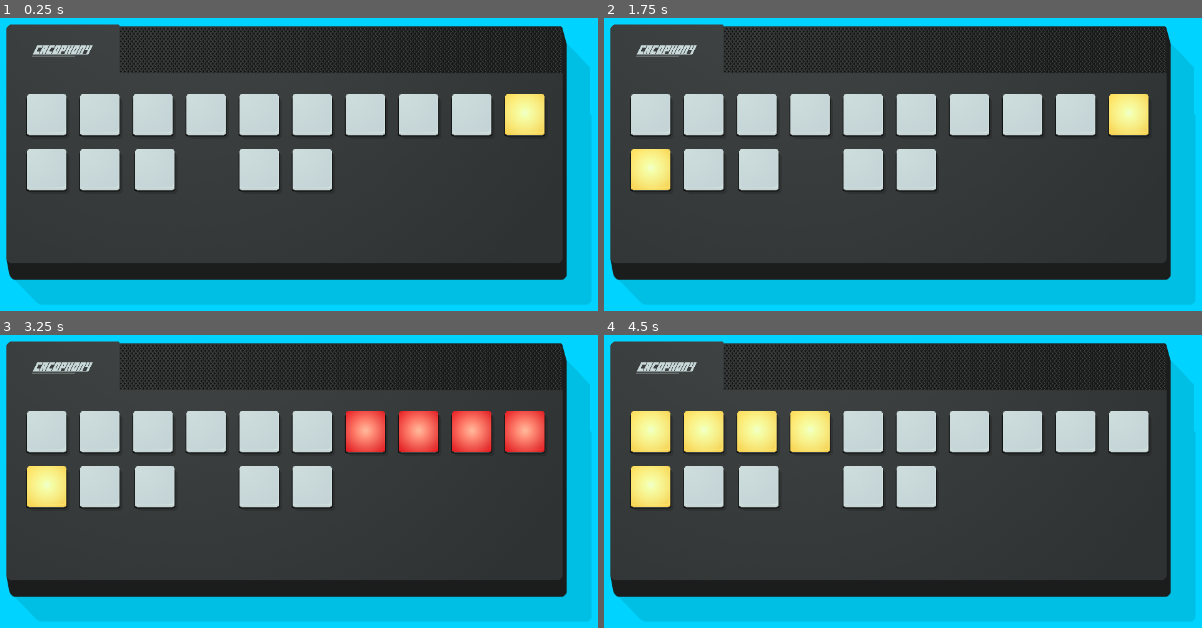
Above: before the commit, frames 1-4 (two rows, left to right).
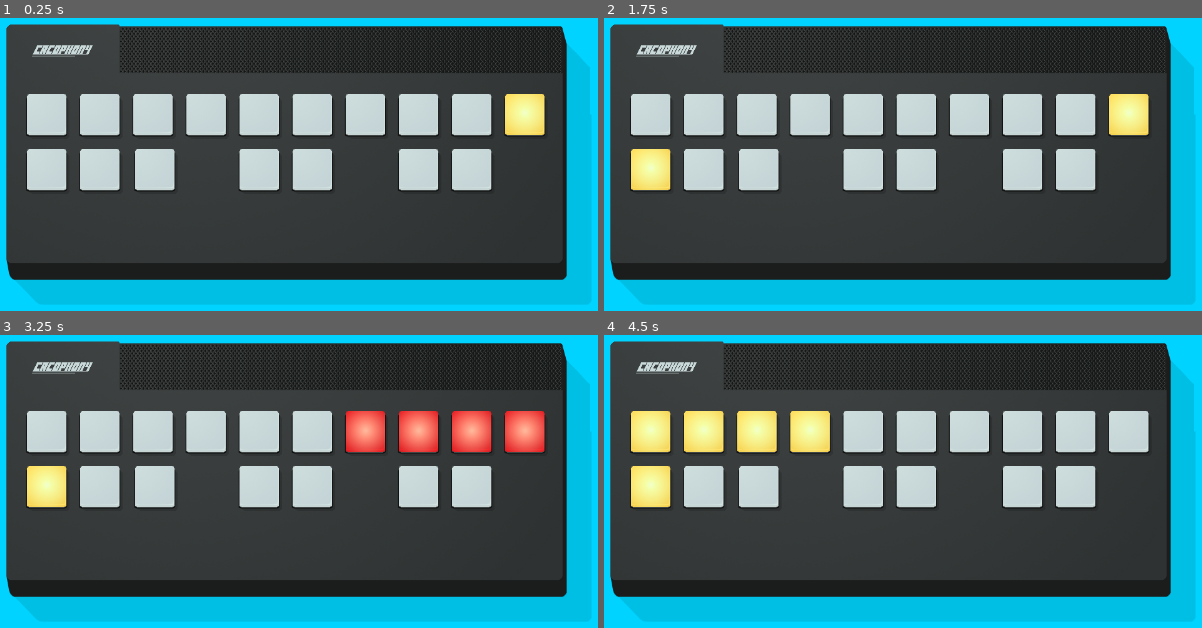
Above: after the commit, the same moments.

Repository: winterbeak/cacophony-t35x
Game: Godot game, scene res://Main.tscn
Same seed, same stepped clock (60 frames per second), same inputs: the game is played once before the commit and once after it.
Inputs:
- Up to frame 1 (0.25 s): no input
- Up to frame 2 (1.75 s): tap Enter at 0.5 s; tap Space at 1.25 s
- Up to frame 3 (3.25 s): tap Enter at 2 s; tap Space at 2.75 s
- Up to frame 4 (4.5 s): tap Enter at 4.25 s

The runs differ from the first frame. In frame 1, 1.9% of the frame differs, in the area x 66-83%, y 44-60%; in frame 2, 1.9%; in frame 3, 1.9%; in frame 4, 1.9%.

Commit message:
Add parity component

Diff:
--- a/Analog Cacophony/scenes/Grid.gd
+++ b/Analog Cacophony/scenes/Grid.gd
@@ -10,7 +10,11 @@
 	# Row 2 position setting
 	$ScaleComponent.position.y = Constants.LIGHT_DISTANCE_VERT
 	$VolumeComponent.position.y = Constants.LIGHT_DISTANCE_VERT
+	$ParityComponent.position.y = Constants.LIGHT_DISTANCE_VERT
+
 	$VolumeComponent.position.x = Constants.LIGHT_DISTANCE_HORIZ
+	$ParityComponent.position.x = Constants.LIGHT_DISTANCE_HORIZ * 7
+
 
 func _process(delta):
 	if timer % 600 == 0:
@@ -19,6 +23,8 @@
 		$ScaleComponent.activate($ScaleComponent.note_time * 5)
 	elif timer % 600 == 200:
 		$QueryComponent.activate(3)
+	elif timer % 600 == 300:
+		$ParityComponent.activate(3)
 	elif timer % 600 == 400:
 		$ChordComponent.activate(3)
 	elif timer % 600 == 500:
--- a/Analog Cacophony/scenes/Grid.tscn
+++ b/Analog Cacophony/scenes/Grid.tscn
@@ -6,6 +6,7 @@
 [ext_resource path="res://scenes/components/ChordComponent.tscn" type="PackedScene" id=4]
 [ext_resource path="res://scenes/components/ScaleComponent.tscn" type="PackedScene" id=5]
 [ext_resource path="res://scenes/components/VolumeComponent.tscn" type="PackedScene" id=6]
+[ext_resource path="res://scenes/components/ParityComponent.tscn" type="PackedScene" id=7]
 
 [node name="Grid" type="Node2D"]
 script = ExtResource( 2 )
@@ -18,4 +19,6 @@
 
 [node name="ScaleComponent" parent="." instance=ExtResource( 5 )]
 
+[node name="ParityComponent" parent="." instance=ExtResource( 7 )]
+
 [node name="VolumeComponent" parent="." instance=ExtResource( 6 )]
--- /dev/null
+++ b/Analog Cacophony/scenes/components/ParityComponent.tscn
@@ -0,0 +1,18 @@
+[gd_scene load_steps=4 format=2]
+
+[ext_resource path="res://scripts/components/ParityComponent.gd" type="Script" id=1]
+[ext_resource path="res://scenes/components/BaseComponent.tscn" type="PackedScene" id=2]
+[ext_resource path="res://scenes/Light.tscn" type="PackedScene" id=3]
+
+[node name="ParityComponent" instance=ExtResource( 2 )]
+script = ExtResource( 1 )
+
+[node name="NextBeepTimer" type="Timer" parent="." index="1"]
+
+[node name="Light2" parent="." index="2" instance=ExtResource( 3 )]
+key = "l"
+
+[node name="Light1" parent="." index="3" instance=ExtResource( 3 )]
+key = "k"
+
+[connection signal="timeout" from="NextBeepTimer" to="." method="_on_NextBeepTimer_timeout"]
--- /dev/null
+++ b/Analog Cacophony/scripts/components/ParityComponent.gd
@@ -0,0 +1,45 @@
+extends "res://scripts/components/BaseComponent.gd"
+
+var beep_count: int = 0
+var current_beep: int = 1
+
+const BEEP_TIME: float = 0.2
+onready var next_beep_timer: Timer = $NextBeepTimer
+
+var rng: RandomNumberGenerator = RandomNumberGenerator.new()
+
+func _ready() -> void:
+	# Lights from left to right
+	lights = [$Light1, $Light2]
+	lights[1].position.x = Constants.LIGHT_DISTANCE_HORIZ
+
+func start() -> void:
+	beep_count = rng.randi_range(3, 6)
+	current_beep = 1
+	lights[0].turn_on()
+	lights[1].turn_off()
+	next_beep_timer.start(BEEP_TIME)
+
+func on_key_press(key: String) -> void:
+	if next_beep_timer.is_stopped():
+		lights[0].turn_off()
+		lights[1].turn_off()
+		if beep_count % 2 == 0 and key == lights[1].key:
+			deactivate()
+		elif beep_count % 2 == 1 and key == lights[0].key:
+			deactivate()
+		else:
+			fail()
+
+func _on_NextBeepTimer_timeout():
+	current_beep += 1
+	if current_beep == beep_count:
+		next_beep_timer.stop()
+		lights[0].turn_on()
+		lights[1].turn_on()
+	elif current_beep % 2 == 0:
+		lights[0].turn_off()
+		lights[1].turn_on()
+	else:
+		lights[0].turn_on()
+		lights[1].turn_off()
Not shown: 1 places in Analog Cacophony/scenes/Grid.tscn that only renumber resources
